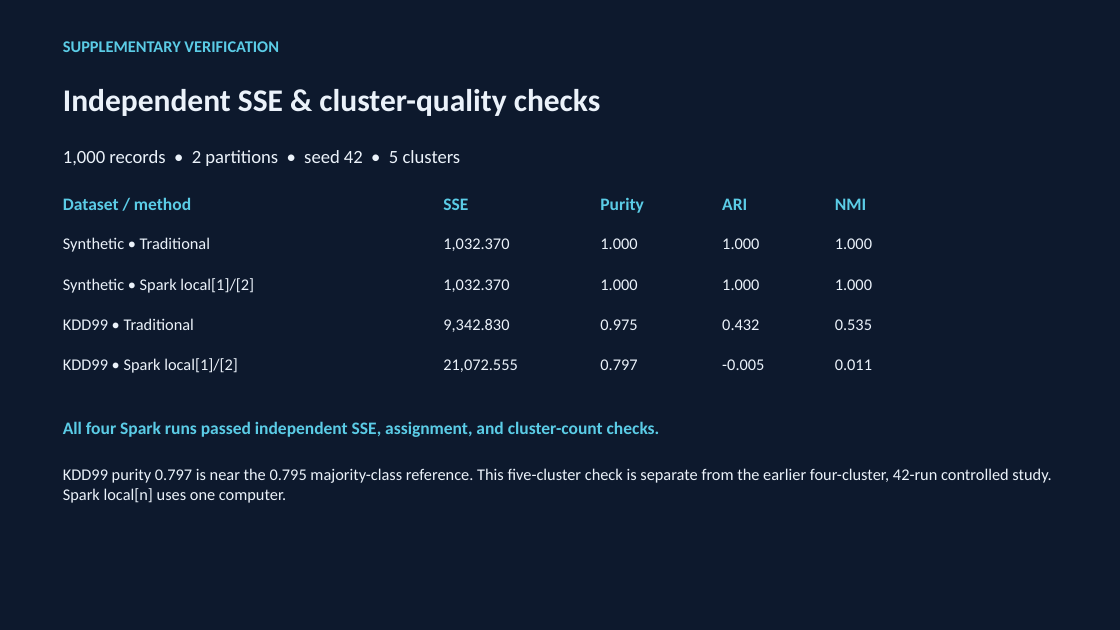
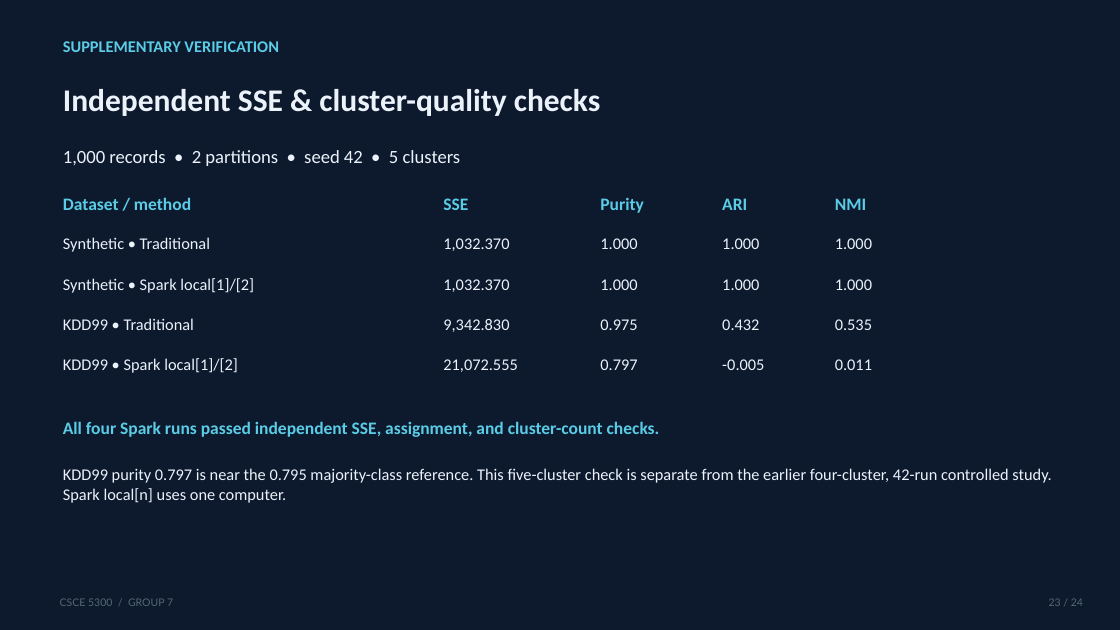
Before and after one commit to Opaksbolu/CSCE5300-Big-Data-Project, a slide deck: slide 23 of docs/final_submission/Group7_Parallel_KMeans_Final_Presentation.pptx. Drawn at 1120x630 pixels with LibreOffice and Linux fonts; fonts in the diff are those of the drawing. Boxes give left, top, right and bottom in pixels: in the first picture for what was removed or moved away, otherwise in the second. Text is boxed around its words. In the diff, an @@ line names an element or a change of style, - is before the commit and + after.

```diff
--- a/docs/final_submission/Group7_Parallel_KMeans_Final_Presentation.pptx
+++ b/docs/final_submission/Group7_Parallel_KMeans_Final_Presentation.pptx
@@ text added at (60,598,173,606), 9 pt, text #566874 @@
+CSCE 5300 / GROUP 7
@@ text added at (1049,598,1083,606), 9 pt, text #566874 @@
+23 / 24
```
Also in this commit, not shown: 23 other slides changed, 2 other files.
